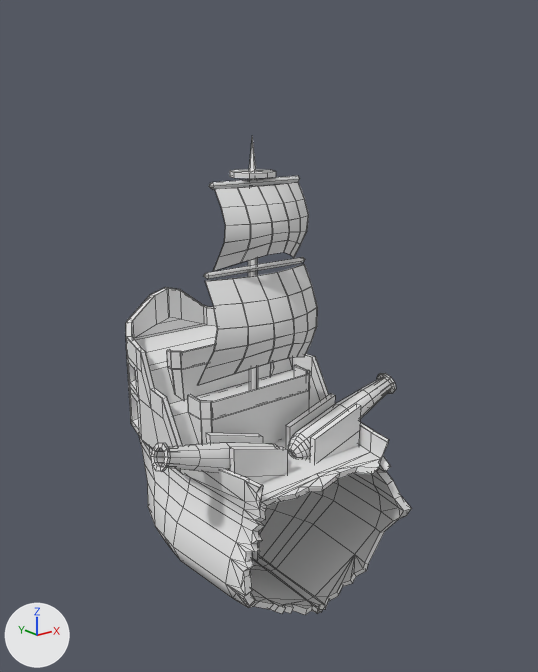
What one commit did to the OBJ model Project_ThirdPerson/mge_v18_student_version/assets/ThirdPerson/models/Backship.obj.
Both versions are drawn from a camera (50 mm lens) standing at (-0.573, -0.717, 0.547) and looking at (0.02, 0.025, 0.251). The axes (+X, +Y, +Z) are drawn at lower left. The lights are the same throughout. Mesh edges are drawn as thin lines. Where no turn or scale is listed for an object, it has been applied to the vertices. Vertices at the same position are counted once.

Before the edit, the objects in view are built like this:
```python
mat_initialshadinggroup = principled_material('initialShadingGroup')
mat_initialshadinggroup.base_color = (0.8, 0.8, 0.8)  # white #e7e7e7
mat_initialshadinggroup.roughness = 1.0
me_backship = bpy.data.meshes.new('Backship')
me_backship.from_pydata(...)  # 1607 vertices, 1614 faces; spans x -0.194..0.194, y -0.15..0.269, z -0.097..0.51
me_backship.materials.append(mat_initialshadinggroup)  # white #e7e7e7
ob_backship = bpy.data.objects.new('Backship', me_backship)
ob_backship.location = (0.0, 0.0, 0.0)
```
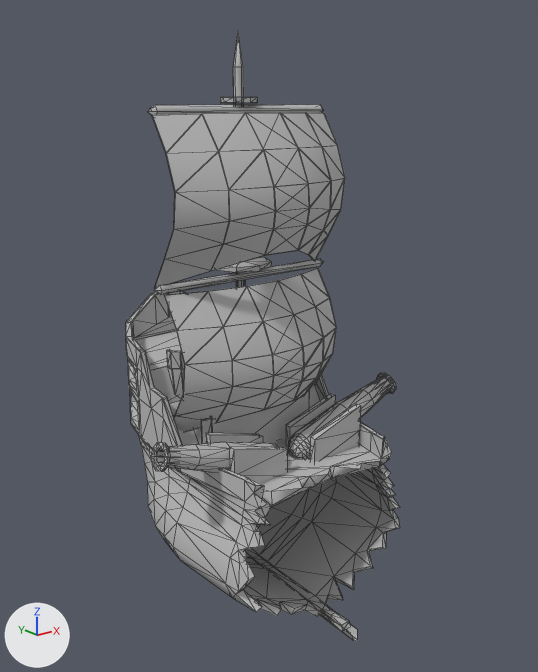
The newer file is also turned or shifted as a whole; pictures and numbers use the older file's frame.

Edits to the bpy script that builds the scene:
```text
Change mat_initialshadinggroup:
    mat_initialshadinggroup.base_color: (0.8, 0.8, 0.8) -> (0.5, 0.5, 0.5)  # white #e7e7e7 -> grey #bcbcbc
Change me_backship:
    used by ob_backship; location = (0.0, 0.0, 0.0)
    remove me_backship.from_pydata(...)  # 1607 vertices, 1614 faces; spans x -0.194..0.194, y -0.15..0.269, z -0.097..0.51
    add me_backship.from_pydata(...)  # 1536 vertices, 2790 faces; spans x -0.194..0.194, y -0.175..0.269, z -0.097..0.63
    me_backship part 1: a new loose piece, a UV sphere (5 segments, 3 rings, poles along x) spanning x -0.134..0.134, y 0.041..0.057, z 0.531..0.545, in mat_initialshadinggroup (grey #bcbcbc)
    me_backship part 2: a new loose piece, a UV sphere (5 segments, 3 rings, poles along x) spanning x -0.138..0.138, y 0.041..0.054, z 0.327..0.338, in mat_initialshadinggroup (grey #bcbcbc)
    me_backship part 3: the loose piece of 36 vertices spanning x -0.09..0.09, y -0.032..0.032, z 0.205..0.342 is rebuilt with 36 vertices and now spans x -0.125..0.125, y -0.042..0.057, z 0.133..0.328
    me_backship part 4: the loose piece of 36 vertices spanning x -0.09..0.09, y -0.033..0.031, z 0.205..0.342 is rebuilt with 36 vertices and now spans x -0.125..0.125, y -0.041..0.059, z 0.133..0.328
    me_backship part 5: the loose piece of 11 vertices spanning x -0.006..0.006, y 0.025..0.037, z -0.088..0.51 is rebuilt with 11 vertices and now spans x -0.006..0.006, y 0.052..0.064, z -0.087..0.63
    me_backship part 6: a new loose piece of 36 vertices spanning x -0.131..0.131, y -0.045..0.059, z 0.332..0.536, in mat_initialshadinggroup (grey #bcbcbc)
    me_backship part 7: a new loose piece of 36 vertices spanning x -0.131..0.131, y -0.047..0.058, z 0.332..0.536, in mat_initialshadinggroup (grey #bcbcbc)
    me_backship part 8: a new loose piece of 17 vertices spanning x -0.023..0.023, y 0.036..0.082, z 0.547..0.554, in mat_initialshadinggroup (grey #bcbcbc)
    me_backship part 9: a new loose piece of 17 vertices spanning x -0.04..0.04, y 0.019..0.098, z 0.343..0.35, in mat_initialshadinggroup (grey #bcbcbc)
    me_backship part 10: the loose piece of 36 vertices spanning x -0.065..0.065, y -0.025..0.027, z 0.35..0.451 is deleted
    me_backship part 11: the loose piece of 36 vertices spanning x -0.065..0.065, y -0.024..0.028, z 0.35..0.451 is deleted
    me_backship part 12: the loose piece of 17 vertices spanning x -0.029..0.029, y 0.003..0.061, z 0.46..0.467 is deleted
    me_backship part 13: the loose piece of 12 vertices spanning x -0.071..0.071, y 0.019..0.028, z 0.449..0.458 is deleted
    me_backship part 14: 24 vertices moved from x -0.133..0.092, y -0.121..0.052, z -0.088..0.186 to x -0.135..0.092, y -0.129..0.052, z -0.092..0.186; 624 vertices removed from x -0.188..0.188, y -0.15..0.258, z -0.097..0.276; 536 vertices added at x -0.188..0.188, y -0.175..0.258, z -0.097..0.277
    me_backship part 15: 12 vertices removed from x -0.082..0.082, y 0.019..0.028, z 0.342..0.351
```

Where the change shows, as pixel boxes [x1, y1, x2, y2] in the pictures (538 x 672 px; the box of a moved part takes in the faces that stretch with it):
'Backship', recoloured, reshaped (27% taller)
    before: [126, 137, 412, 615]
    after: [126, 33, 400, 642]
part 1 of me_backship, added
    after: [147, 105, 323, 115]
part 2 of me_backship, added
    after: [153, 259, 324, 295]
part 3 of me_backship, rebuilt
    before: [198, 264, 303, 384]
    after: [165, 268, 337, 432]
part 4 of me_backship, rebuilt
    before: [198, 264, 318, 385]
    after: [164, 268, 316, 418]
part 5 of me_backship, rebuilt
    before: [248, 137, 259, 559]
    after: [233, 33, 246, 287]
part 6 of me_backship, added
    after: [152, 112, 313, 288]
part 7 of me_backship, added
    after: [153, 112, 345, 288]
part 8 of me_backship, added
    after: [220, 97, 257, 102]
part 9 of me_backship, added
    after: [216, 257, 271, 272]
part 10 of me_backship, deleted
    before: [214, 182, 309, 271]
part 11 of me_backship, deleted
    before: [213, 182, 294, 271]
part 12 of me_backship, deleted
    before: [230, 169, 276, 179]
part 13 of me_backship, deleted
    before: [209, 176, 300, 190]
part 14 of me_backship, moved or reshaped
    before: [127, 287, 412, 615]
    after: [127, 291, 400, 642]
part 15 of me_backship, deleted
    before: [204, 257, 305, 279]
